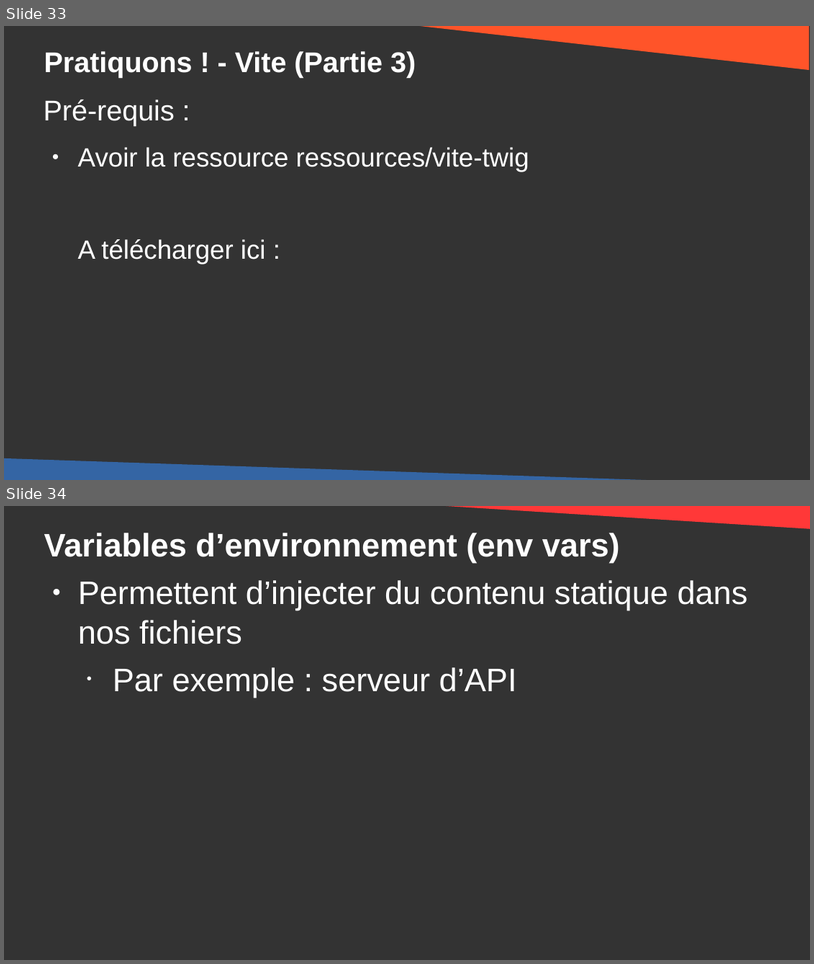
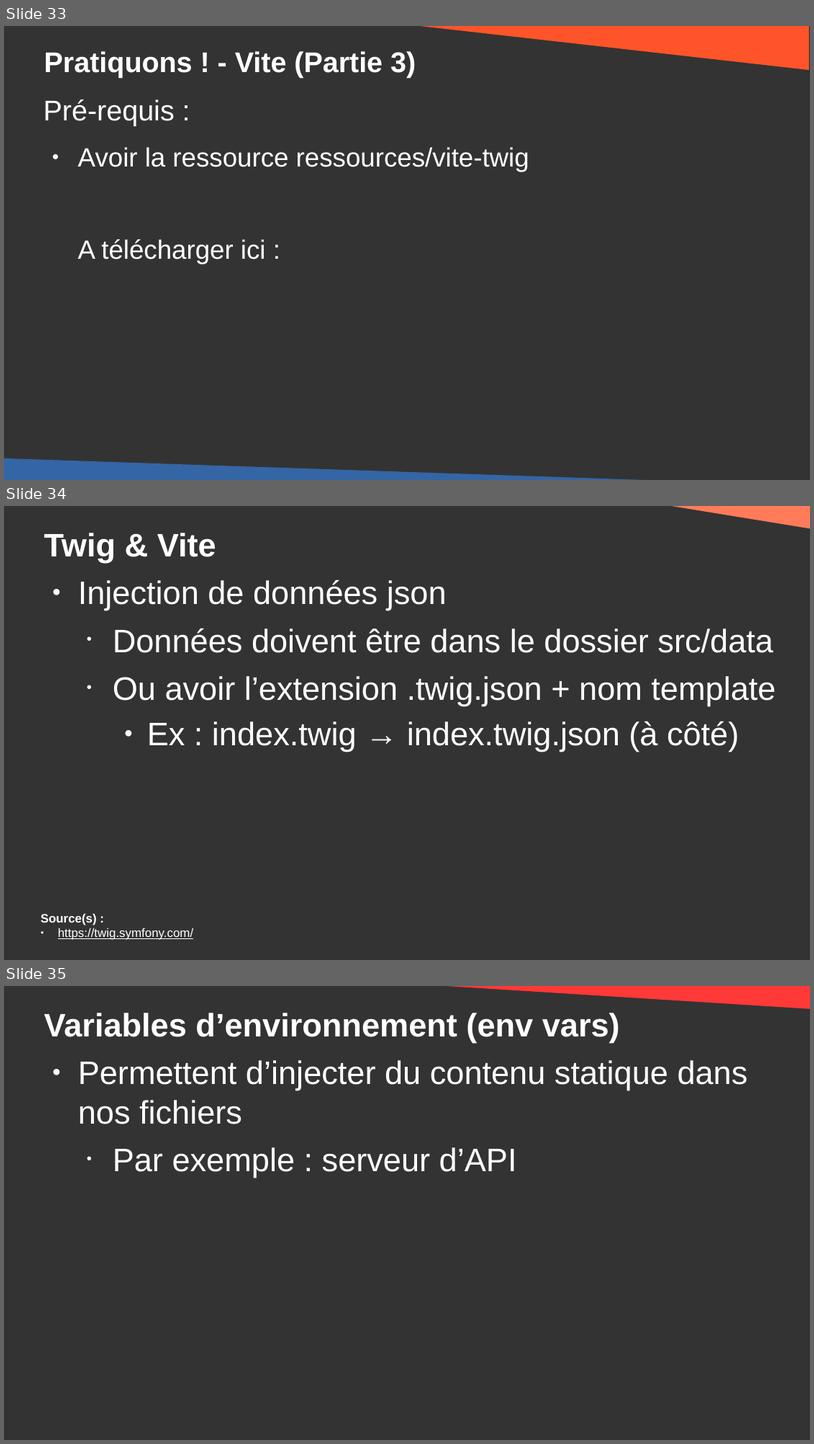
Before and after one commit to DanYellow/cours, a slide deck: developpement-front-s5/travaux-pratiques/numero-4/presentation.odp. Shown one above the other, each under a label of ours: slides 33 and 34 before the commit, slides 33, 34 and 35 after it. The pictures are 814x964 and 814x1444 pixels, drawn with LibreOffice and Linux fonts; fonts in the diff are those of the drawing. Boxes give left, top, right and bottom in pixels: in the first picture for what was removed or moved away, otherwise in the second. Text is boxed around its words. In the diff, an @@ line names an element or a change of style, - is before the commit and + after.

Commit message:
Add template from sae 203

```diff
--- a/developpement-front-s5/travaux-pratiques/numero-4/presentation.odp
+++ b/developpement-front-s5/travaux-pratiques/numero-4/presentation.odp
@@ slide 34 added at <box>4,506,810,960</box>, background #333333 @@
@@ right triangle added at <box>652,506,810,529</box>, fill #FF7B59 @@
@@ title added at <box>44,533,216,562</box>, 32 pt, text #FFFFFF, bold @@
+Twig & Vite
@@ text added at <box>78,579,776,751</box>, 32 pt, text #FFFFFF @@
+● Injection de données json
+  • Données doivent être dans le dossier src/data
+  • Ou avoir l’extension .twig.json + nom template
+    ● Ex : index.twig → index.twig.json (à côté)
@@ text added at <box>41,913,193,939</box>, 12 pt, text #FFFFFF, underline @@
+Source(s) :
+● https://twig.symfony.com/
@@ what was slide 34 is now slide 35 @@
```
Also in this commit, not shown: 19 other files.
